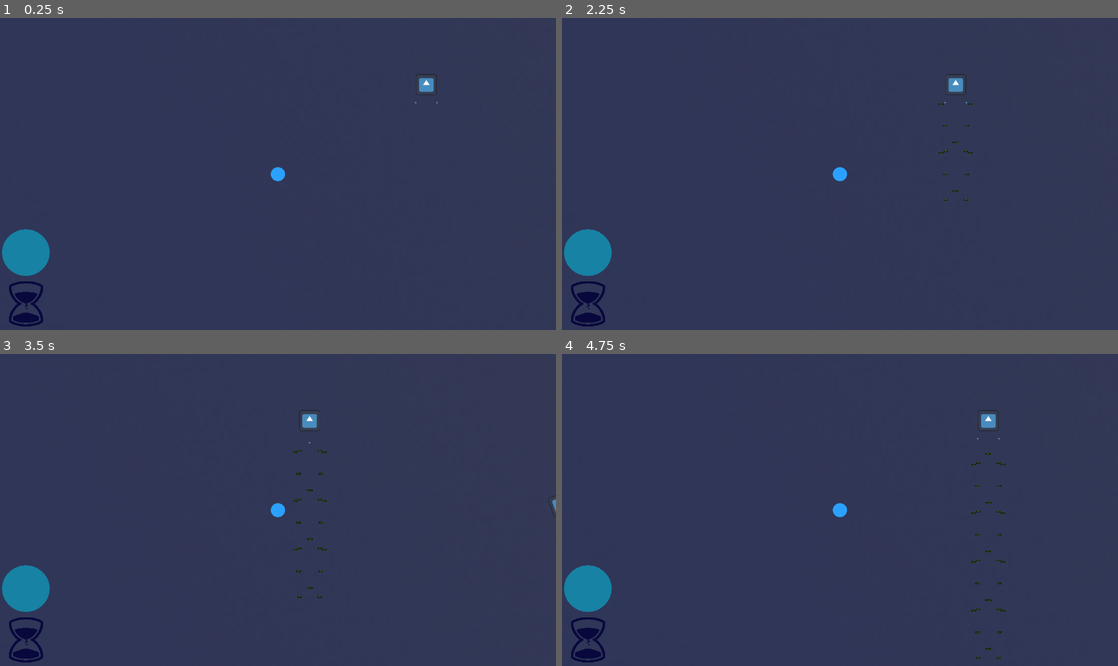
Above: before the commit, frames 1-4 (two rows, left to right).
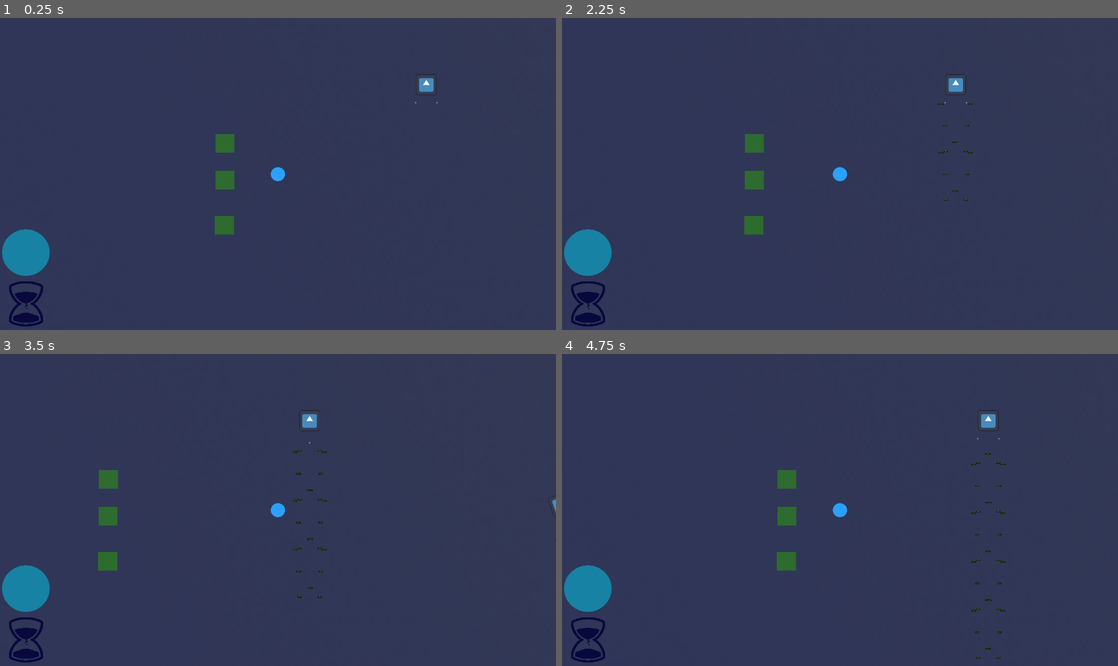
Above: after the commit, the same moments.

Repository: TheMilanMiracle/pyramid-scam-games-game
Game: Godot game, scene res://scenes/world.tscn
The game is run twice, just before and just after one commit, with the same random seed, the same clock (stepped at 60 frames per second) and the same inputs. The engine's default icon, where the game draws it, is replaced by a stand-in: a white triangle on a blue panel in a dark square.
Inputs (mouse positions are in pixels of both pictures, inside the frame that each line leads up to):
- Up to frame 1 (0.25 s): no input
- Up to frame 2 (2.25 s): tap Enter at 0.5 s; drag from (990, 83) to (851, 174) at 0.52 s; drag from (728, 189) to (851, 167) at 1.27 s; move the mouse to (895, 105) at 2.02 s; hold D (right) from 2.03 s (still down); hold F (force) from 2.03 s (still down)
- Up to frame 3 (3.5 s): tap E (select) at 2.3 s; release D (right) at 2.75 s; release F (force) at 2.75 s; drag from (250, 572) to (311, 419) at 2.77 s
- Up to frame 4 (4.75 s): move the mouse to (1006, 556) at 3.52 s; hold A (left) 3.53-4.25 s; hold E (select) 3.53-4.25 s; drag from (673, 463) to (990, 419) at 4.27 s

The runs differ from the first frame. In frame 1, 0.6% of the frame differs, in the area x 38-43%, y 37-70%; in frame 2, 0.6%, in the area x 32-37%, y 37-70%; in frame 3, 0.6%; in frame 4, 0.6%.

Commit message:
FIX: force on enemy.tscn

Diff:
--- a/juego-single/scenes/world.tscn
+++ b/juego-single/scenes/world.tscn
@@ -4,8 +4,8 @@
 [ext_resource type="Texture2D" uid="uid://djwwy1eb7uf25" path="res://assets/bg.png" id="2_jx4gy"]
 [ext_resource type="PackedScene" uid="uid://ygpasvck8iev" path="res://scenes/player.tscn" id="3_lq7cv"]
 [ext_resource type="PackedScene" uid="uid://ctph8joortxmw" path="res://test-scenes/slow_area.tscn" id="4_tpcng"]
-[ext_resource type="PackedScene" uid="uid://dlswnlkpdm6dq" path="res://scenes/SquareEnemy.tscn" id="4_vpkfg"]
 [ext_resource type="PackedScene" uid="uid://cectao5n4kuy1" path="res://scenes/enemy.tscn" id="5_ncu25"]
+[ext_resource type="PackedScene" uid="uid://dvbj1ytnseqbh" path="res://scenes/SquareEnemyRigid.tscn" id="6_m8h3h"]
 [ext_resource type="Script" path="res://scripts/bullets_killzone.gd" id="7_qjbmy"]
 
 [sub_resource type="RectangleShape2D" id="RectangleShape2D_waefd"]
@@ -29,18 +29,6 @@
 [node name="SlowArea" parent="." instance=ExtResource("4_tpcng")]
 scale = Vector2(2, 2)
 
-[node name="SquareEnemy" parent="." instance=ExtResource("4_vpkfg")]
-position = Vector2(-328, 293)
-scale = Vector2(0.7, 0.7)
-
-[node name="SquareEnemy2" parent="." instance=ExtResource("4_vpkfg")]
-position = Vector2(-328, 31)
-scale = Vector2(0.7, 0.7)
-
-[node name="SquareEnemy3" parent="." instance=ExtResource("4_vpkfg")]
-position = Vector2(-325, 539)
-scale = Vector2(0.7, 0.7)
-
 [node name="Enemy" parent="." instance=ExtResource("5_ncu25")]
 position = Vector2(1526, -243)
 
@@ -52,6 +40,15 @@
 position = Vector2(3746, 271)
 rotation = 0.349066
 
+[node name="SquareEnemy" parent="." instance=ExtResource("6_m8h3h")]
+position = Vector2(290, 119)
+
+[node name="SquareEnemy2" parent="." instance=ExtResource("6_m8h3h")]
+position = Vector2(289, 345)
+
+[node name="SquareEnemy3" parent="." instance=ExtResource("6_m8h3h")]
+position = Vector2(286, 622)
+
 [node name="BulletsKillzone" type="Area2D" parent="."]
 position = Vector2(1995, 1984)
 script = ExtResource("7_qjbmy")
--- a/juego-single/scripts/enemy.gd
+++ b/juego-single/scripts/enemy.gd
@@ -13,17 +13,19 @@
 @onready var hurtbox = $Hurtbox
 @onready var rigid_body: RigidBody2D = $"."
 
-func take_damage_en():
-	queue_free()
+
 
 
 func _ready() -> void:
 	shoot_cooldown.timeout.connect(shoot)
 
+func _physics_process(delta: float) -> void:
 	if selected and Input.is_action_pressed("force"):  # Apply impulse when holding a key
 		print("force")
 		apply_my_impulse()
 
+func take_damage_en():
+	queue_free()
 
 func shoot():
 	var bullet = bulletPath.instantiate()
@@ -46,5 +48,5 @@
 func apply_my_impulse() -> void:
 	print("toy en apply")
 	impulse_direction = get_global_mouse_position() - position  # Calculate direction vector
-	apply_central_impulse(impulse_direction * 4)  # Apply a scaled impulse
+	rigid_body.apply_central_impulse(impulse_direction * 4)  # Apply a scaled impulse
 	selected = false  # Unselect after applying impulse
